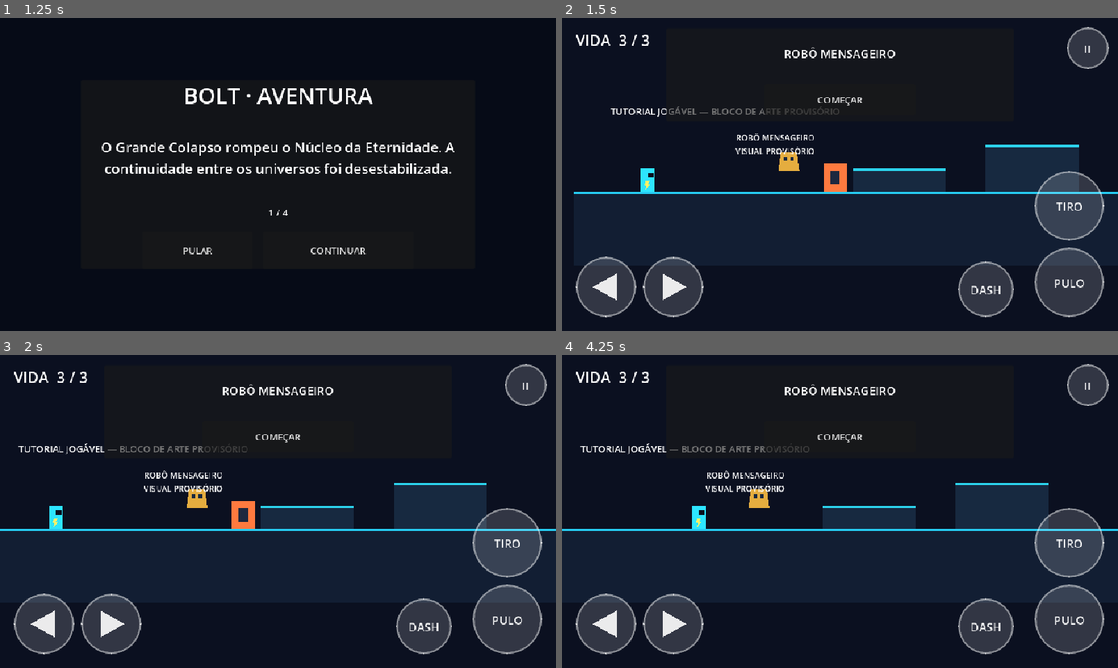
Above: before the commit, frames 1-4 (two rows, left to right).
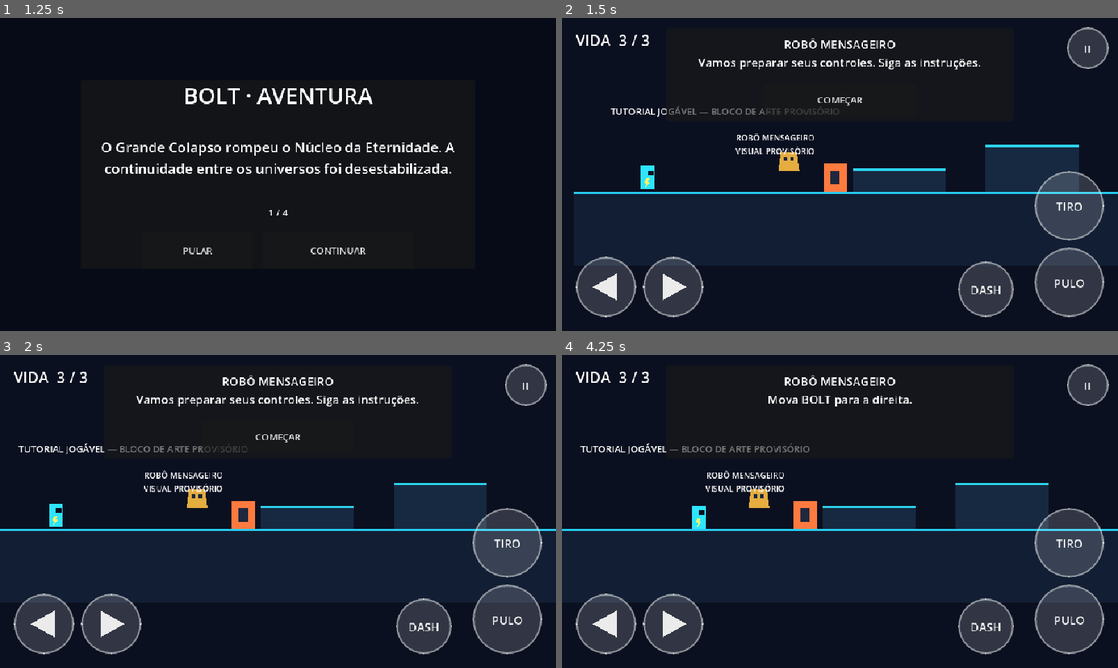
Above: after the commit, the same moments.

Repository: jyanzy19-yml/new-bolt-aventura
Game: Godot game, scene res://scenes/boot/boot.tscn
Two runs of this game, one before a commit and one after it. Both use one fixed random seed, a clock stepped at 60 frames per second and the inputs below.
Inputs (mouse positions are in pixels of both pictures, inside the frame that each line leads up to):
- Up to frame 1 (1.25 s): click "NOVA JORNADA" at 0.5 s
- Up to frame 2 (1.5 s): click "PULAR" at 1.25 s
- Up to frame 3 (2 s): no input
- Up to frame 4 (4.25 s): click "COMEÇAR" at 2 s; click (840, 436) at 2.75 s, where only the run before the commit has a clickable "COMEÇAR"; tap Enter at 3.5 s; move the mouse to (962, 495) at 3.52 s; hold D (move_right) from 3.53 s (still down); tap J (attack) at 3.6 s; click (962, 495) at 3.67 s; tap Space (jump) at 3.77 s

Frame 1 is identical in both runs. In frame 2, 1.2% of the frame differs, in the area x 14-76%, y 6-56%; in frame 3, 1.2%; in frame 4, 1.4%, in the area x 36-63%, y 6-56%.
Error before the commit: Parse Error: Could not parse global class "TouchControls" from "res://scripts/input/touch_controls.gd". (res://scripts/ui/hud.gd:7)

Commit message:
fix(android): use explicit lifecycle notification set

Diff:
--- a/scripts/input/touch_controls.gd
+++ b/scripts/input/touch_controls.gd
@@ -37,7 +37,11 @@
 
 
 func _notification(what: int) -> void:
-	if what == NOTIFICATION_APPLICATION_PAUSED \\\n\tor what == NOTIFICATION_APPLICATION_FOCUS_OUT \\\n\tor what == NOTIFICATION_WM_WINDOW_FOCUS_OUT:
+	if what in [
+		NOTIFICATION_APPLICATION_PAUSED,
+		NOTIFICATION_APPLICATION_FOCUS_OUT,
+		NOTIFICATION_WM_WINDOW_FOCUS_OUT,
+	]:
 		release_all()
 
 
